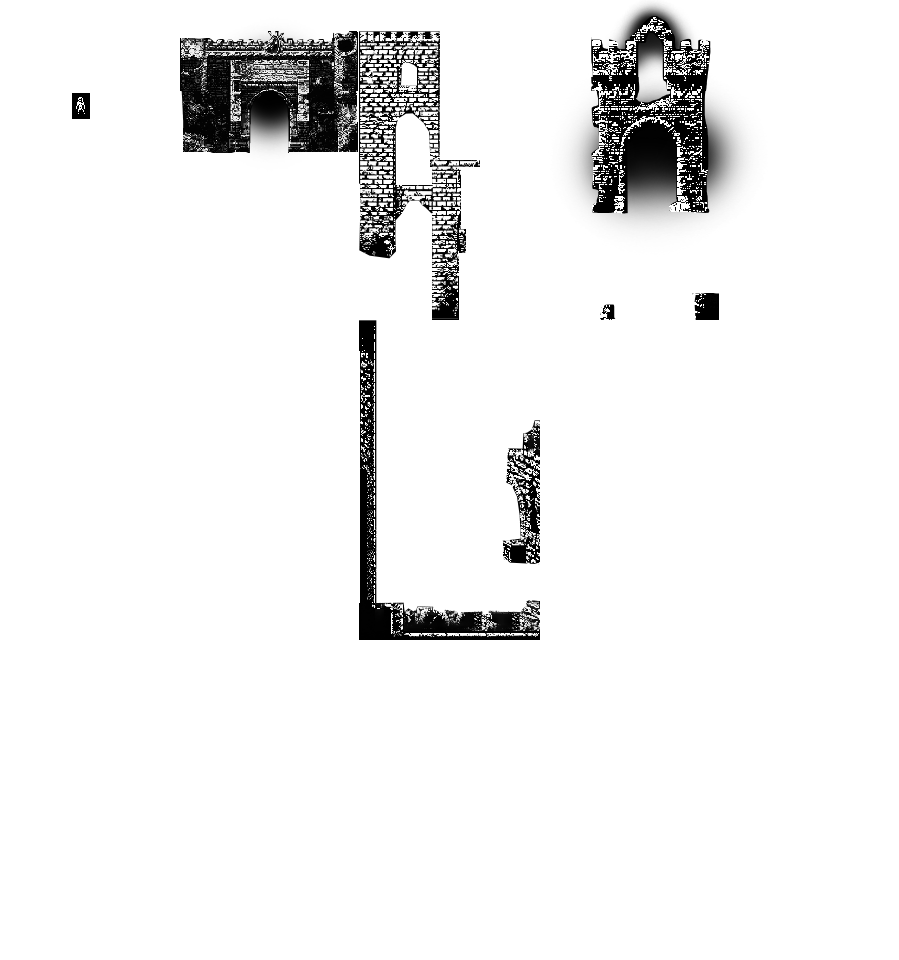
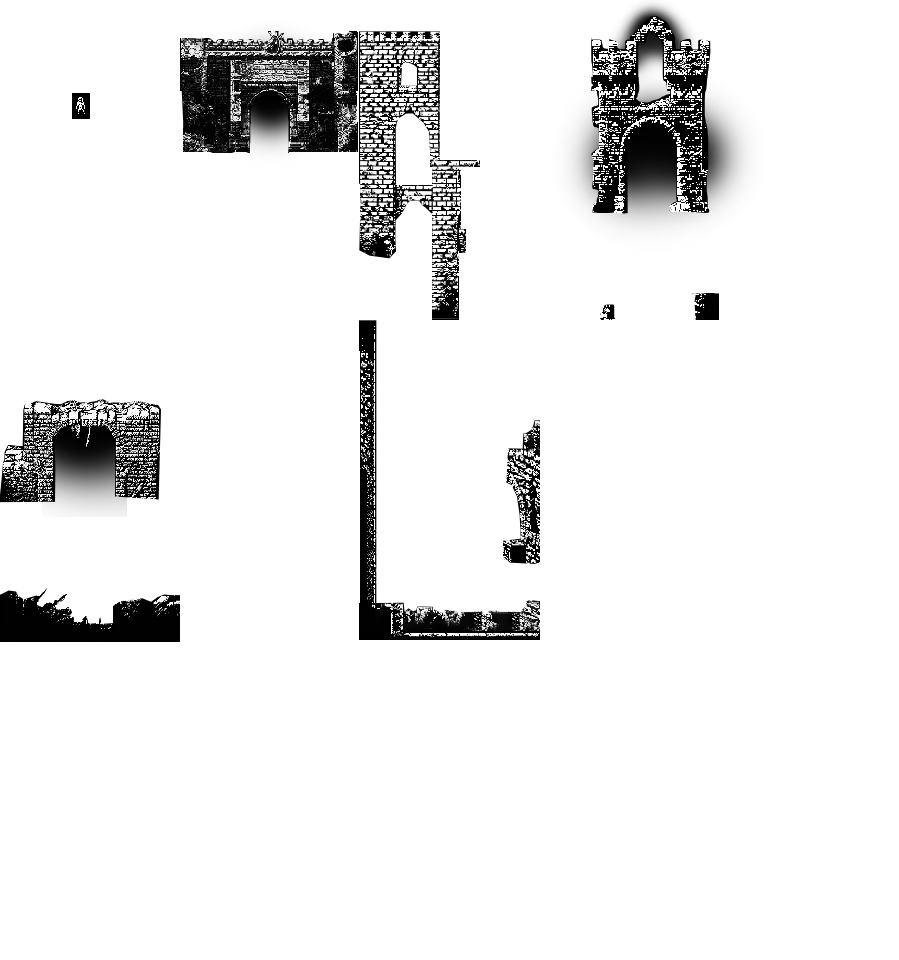
The second 899×960 image is a revision of the first. Changes to its layers:
added group "Layer7" with 2 layers in group "FG" over [0, 398, 180, 642]
added layer "Layer 15" in group "Layer7" over [0, 398, 180, 642]
added layer "Layer 16" in group "Layer7" over [42, 409, 127, 517]
